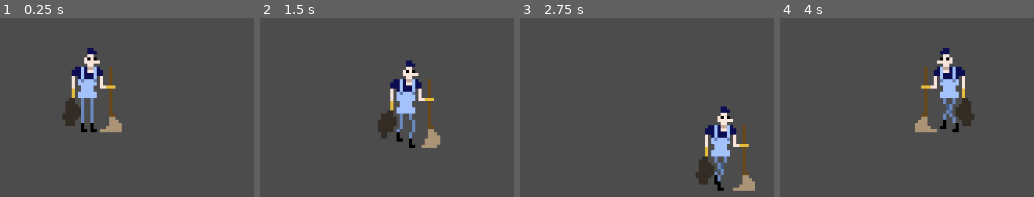
Above: before the commit, frames 1-4 (left to right).
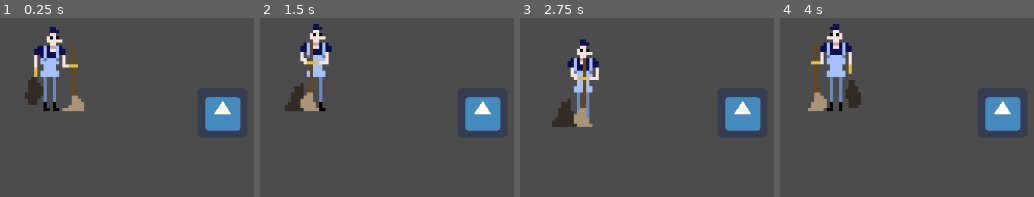
Above: after the commit, the same moments.

Repository: devlhm/BusinessTower
Game: Godot game, scene res://Scenes/MainScene.tscn
Same seed, same stepped clock (60 frames per second), same inputs: the game is played once before the commit and once after it. The engine's default icon, where the game draws it, is replaced by a stand-in: a white triangle on a blue panel in a dark square.
Inputs (mouse positions are in pixels of both pictures, inside the frame that each line leads up to):
- Up to frame 1 (0.25 s): no input
- Up to frame 2 (1.5 s): move the mouse to (outside the picture) at 0.52 s; hold D (move_right) 0.53-1.28 s; click (outside the picture) at 0.6 s; move the mouse to (outside the picture) at 1.27 s; hold S (move_down) from 1.28 s (still down); click (outside the picture) at 1.35 s
- Up to frame 3 (2.75 s): move the mouse to (outside the picture) at 2.02 s; release S (move_down) at 2.03 s; hold D (move_right) from 2.03 s (still down); click (outside the picture) at 2.1 s
- Up to frame 4 (4 s): move the mouse to (825, 173) at 2.77 s; release D (move_right) at 2.78 s; hold W (move_up) 2.78-3.53 s; click (825, 173) at 2.85 s; move the mouse to (outside the picture) at 3.52 s; hold A (move_left) from 3.53 s (still down); click (outside the picture) at 3.6 s

The runs differ from the first frame. In frame 1, 11% of the frame differs, in the area x 9-95%, y 5-64%; in frame 2, 11%; in frame 3, 11%; in frame 4, 12%, in the area x 11-95%, y 3-64%.

Commit message:
animação cleaning corrigida

Diff:
--- a/Scenes/MainScene.tscn
+++ b/Scenes/MainScene.tscn
@@ -1,9 +1,13 @@
-[gd_scene load_steps=2 format=2]
+[gd_scene load_steps=3 format=2]
 
 [ext_resource path="res://Scenes/PlayerJanitor.tscn" type="PackedScene" id=1]
+[ext_resource path="res://Scenes/Trash.tscn" type="PackedScene" id=2]
 
-[node name="MainScene" type="Node2D"]
+[node name="MainScene" type="CanvasLayer"]
+
+[node name="Trash" parent="." instance=ExtResource( 2 )]
+position = Vector2( 688.192, 342.105 )
 
 [node name="Player" parent="." instance=ExtResource( 1 )]
-position = Vector2( 515.147, 310.925 )
+position = Vector2( 467.155, 284.36 )
 scale = Vector2( 4, 4 )
--- a/Scenes/PlayerJanitor.tscn
+++ b/Scenes/PlayerJanitor.tscn
@@ -24,6 +24,8 @@
 [ext_resource path="res://CharSprites/walk faxineiro/3.png" type="Texture" id=22]
 [ext_resource path="res://CharSprites/cleaning faxineiro/2.png" type="Texture" id=23]
 [ext_resource path="res://CharSprites/walk faxineiro/broom up/7.png" type="Texture" id=24]
+[ext_resource path="res://CharSprites/cleaning faxineiro/6.png" type="Texture" id=25]
+[ext_resource path="res://CharSprites/cleaning faxineiro/7.png" type="Texture" id=26]
 
 [sub_resource type="SpriteFrames" id=1]
 animations = [ {
@@ -37,15 +39,15 @@
 "name": "Idle",
 "speed": 2.0
 }, {
-"frames": [ ExtResource( 10 ), ExtResource( 14 ), ExtResource( 23 ), ExtResource( 3 ), ExtResource( 19 ), ExtResource( 1 ) ],
-"loop": false,
-"name": "Clean",
-"speed": 5.0
-}, {
 "frames": [ ExtResource( 4 ), ExtResource( 20 ), ExtResource( 15 ), ExtResource( 22 ) ],
 "loop": true,
 "name": "Walk",
 "speed": 10.0
+}, {
+"frames": [ ExtResource( 10 ), ExtResource( 14 ), ExtResource( 23 ), ExtResource( 3 ), ExtResource( 19 ), ExtResource( 1 ), ExtResource( 25 ), ExtResource( 26 ) ],
+"loop": false,
+"name": "Clean",
+"speed": 5.0
 } ]
 
 [sub_resource type="RectangleShape2D" id=2]
@@ -61,8 +63,9 @@
 [node name="AnimatedSprite" type="AnimatedSprite" parent="."]
 frames = SubResource( 1 )
 animation = "Clean"
-frame = 5
+frame = 7
 playing = true
 
 [node name="CollisionShape2D" type="CollisionShape2D" parent="."]
 shape = SubResource( 2 )
+[connection signal="frame_changed" from="AnimatedSprite" to="." method="_on_AnimatedSprite_frame_changed"]
--- a/Scenes/Trash.tscn
+++ b/Scenes/Trash.tscn
@@ -6,7 +6,7 @@
 [sub_resource type="RectangleShape2D" id=1]
 extents = Vector2( 31.3813, 31.0998 )
 
-[node name="Area2D" type="Area2D"]
+[node name="Trash" type="Area2D"]
 
 [node name="Sprite" type="Sprite" parent="."]
 texture = ExtResource( 1 )
--- a/Scripts/Player/PlayerController.gd
+++ b/Scripts/Player/PlayerController.gd
@@ -9,8 +9,10 @@
 
 func _process(delta):
 	if Input.is_action_just_pressed("use_tool"):
+		isCleaning = true
+
+	if isCleaning:
 		animatedSprite.play("Clean")
-		isCleaning = true
 
 	if !animatedSprite.is_playing():
 		animatedSprite.play("Idle")
@@ -18,7 +20,7 @@
 func _physics_process(delta):
 
 	if isCleaning:
-		 pass
+		return
 
 	var motion = Vector2();
 
@@ -39,3 +41,10 @@
 		animatedSprite.play("Walk")
 	else:
 		animatedSprite.play("Idle")
+
+
+
+func _on_AnimatedSprite_frame_changed():
+	if animatedSprite.frame == 6:
+		isCleaning = false
+		animatedSprite.stop()
--- a/Scripts/Trash.gd
+++ b/Scripts/Trash.gd
@@ -1,5 +1,6 @@
-extends CollisionShape
+extends CollisionShape2D
 
 func _on_Area2D_body_entered(body):
+	print("coisou")
 	if body.isCleaning:
 		queue_free()
Binary file added: CharSprites/cleaning faxineiro/6.png
Not shown, added: CharSprites/cleaning faxineiro/6.png.import
Binary file added: CharSprites/cleaning faxineiro/7.png
Not shown, added: CharSprites/cleaning faxineiro/7.png.import
Binary file added: CharSprites/lixo/lixos.png
Not shown, added: CharSprites/lixo/lixos.png.import
Not shown: 1 places in Scenes/PlayerJanitor.tscn that only renumber resources
